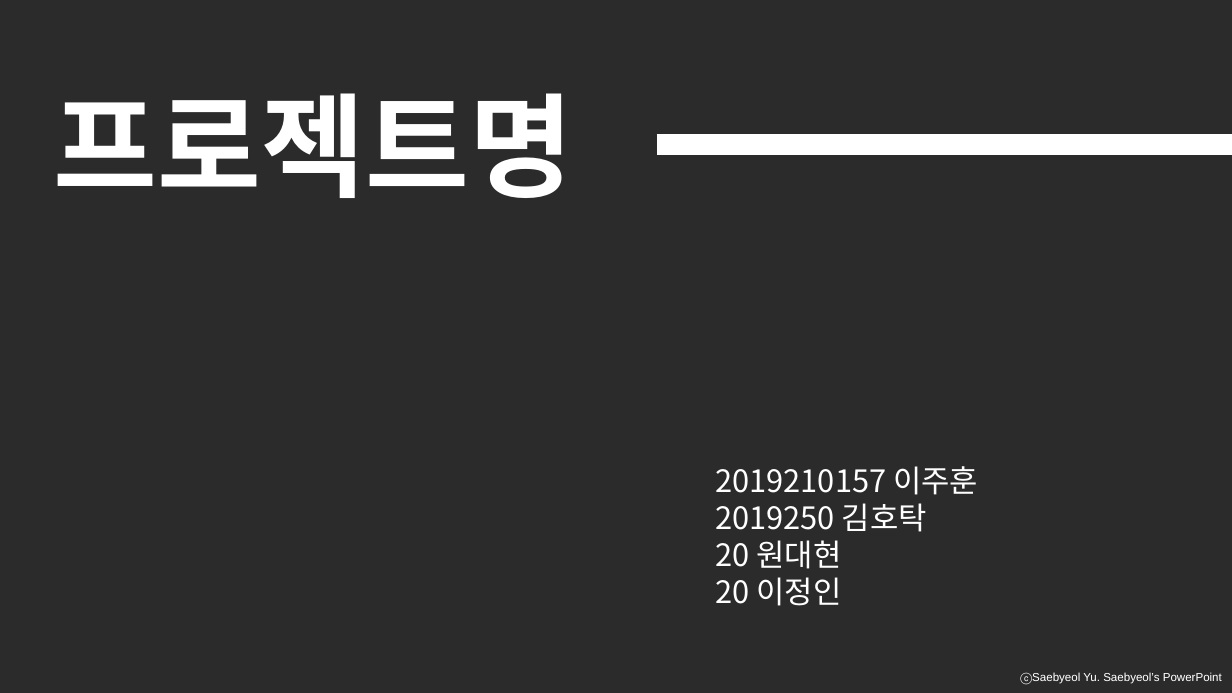
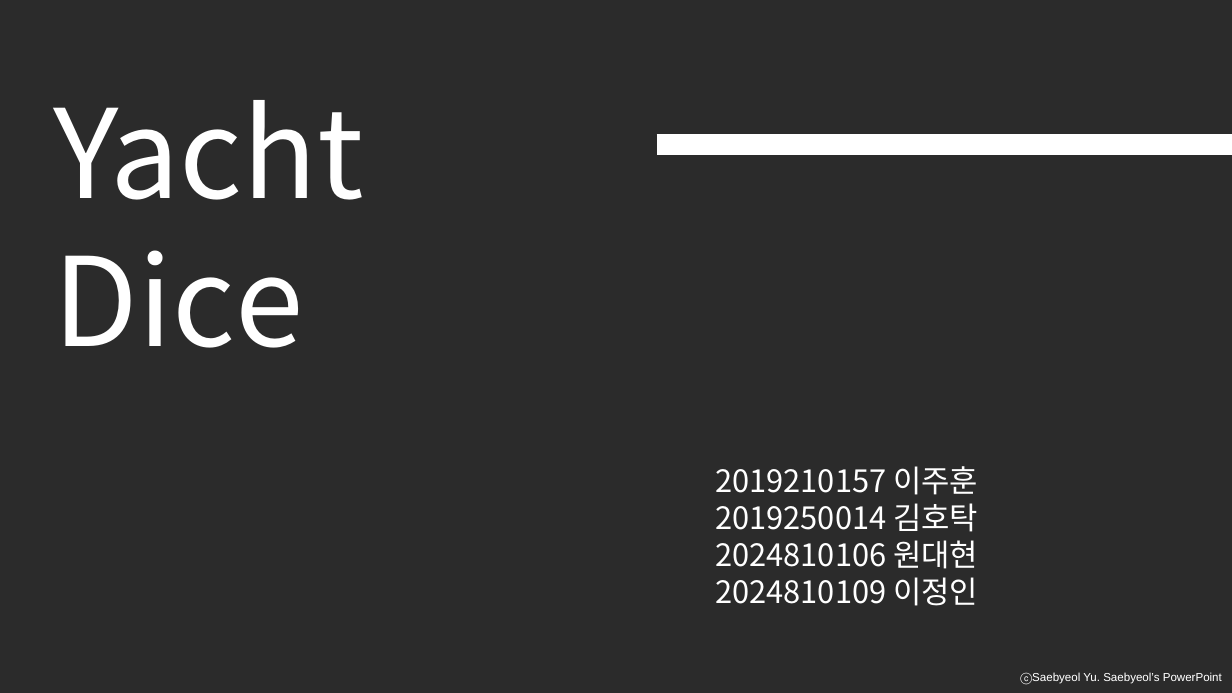
Before and after one commit to meohyun1/IoT_Proj, a slide deck: slide 1 of doc/IoT_1차발표.pptx. Drawn at 1232x693 pixels with LibreOffice and Linux fonts; fonts in the diff are those of the drawing; background and template pictures are left out; a plain dark background stands for a picture behind light text. Boxes give left, top, right and bottom in pixels: in the first picture for what was removed or moved away, otherwise in the second. Text is boxed around its words. In the diff, an @@ line names an element or a change of style, - is before the commit and + after.

```diff
--- a/doc/IoT_1차발표.pptx
+++ b/doc/IoT_1차발표.pptx
@@ text at (54, 100, 364, 348): text changed; size 88 to 96 pt; bold off @@
-프로젝트명
+Yacht Dice
@@ text at (715, 503, 978, 606): text changed @@
-2019250 김호탁
-20 원대현
-20 이정인
+2019250014 김호탁
+2024810106 원대현
+2024810109 이정인
```
Also in this commit, not shown: 1 other slide changed, 8 slides added, 5 slides removed, 5 other files.
